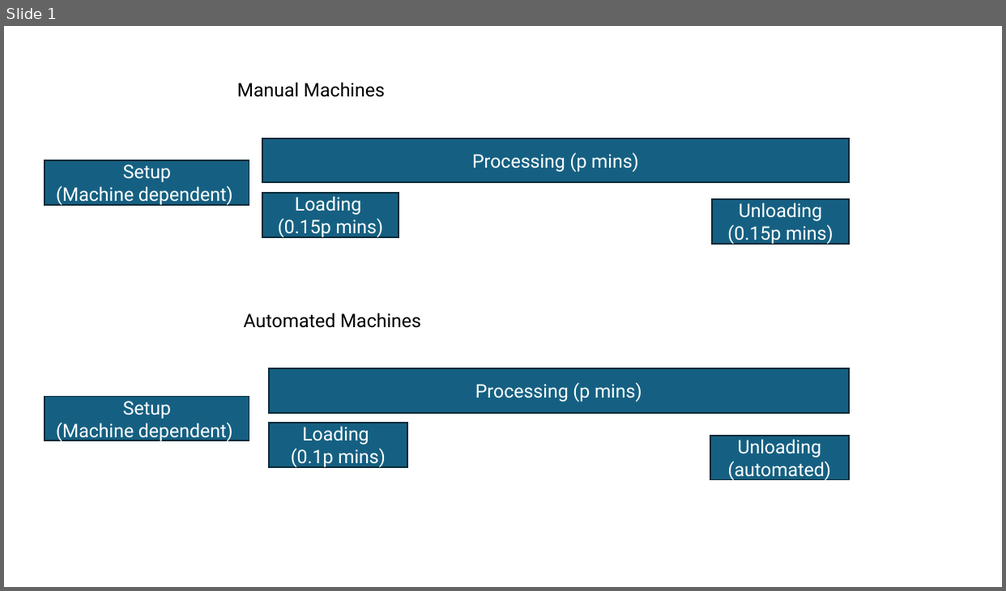
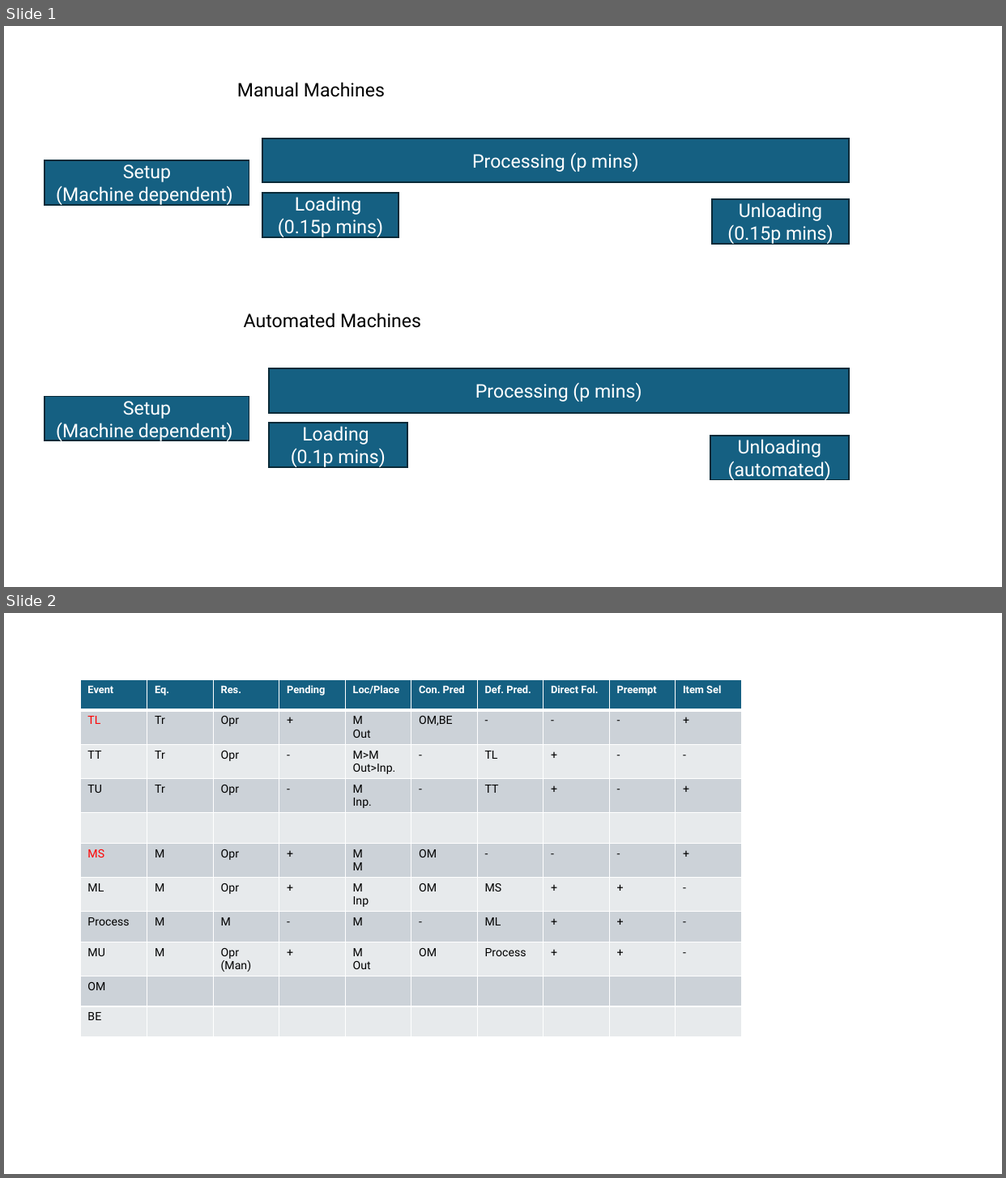
Before and after one commit to muratfirat78/ProductionPlanning, a slide deck: TBRM Machine processing.pptx. Shown one above the other, each under a label of ours: slide 1 before the commit, slides 1 and 2 after it. The pictures are 1006x591 and 1006x1178 pixels, drawn with LibreOffice and Linux fonts; fonts in the diff are those of the drawing. Boxes give left, top, right and bottom in pixels: in the first picture for what was removed or moved away, otherwise in the second. Text is boxed around its words. In the diff, an @@ line names an element or a change of style, - is before the commit and + after.

```diff
--- a/TBRM Machine processing.pptx
+++ b/TBRM Machine processing.pptx
@@ slide 2 added at [4, 613, 1002, 1174], background #FFFFFF @@
@@ table added at [80, 680, 740, 1042], 11 rows, 10 columns @@
+Event | Eq. | Res. | Pending | Loc/Place | Con. Pred | Def. Pred. | Direct Fol. | Preempt | Item Sel
+TL | Tr | Opr | + | M / Out | OM,BE | - | - | - | +
+TT | Tr | Opr | - | M>M / Out>Inp. | - | TL | + | - | -
+TU | Tr | Opr | - | M / Inp. | - | TT | + | - | +
+ |  |  |  |  |  |  |  |  | 
+MS | M | Opr | + | M / M | OM | - | - | - | +
+ML | M | Opr | + | M / Inp | OM | MS | + | + | -
+Process | M | M | - | M | - | ML | + | + | -
+MU | M | Opr (Man) | + | M / Out | OM | Process | + | + | -
+OM |  |  |  |  |  |  |  |  | 
+BE |  |  |  |  |  |  |  |  | 
```
Also in this commit, not shown: 1 other slide added, 12 other files.
